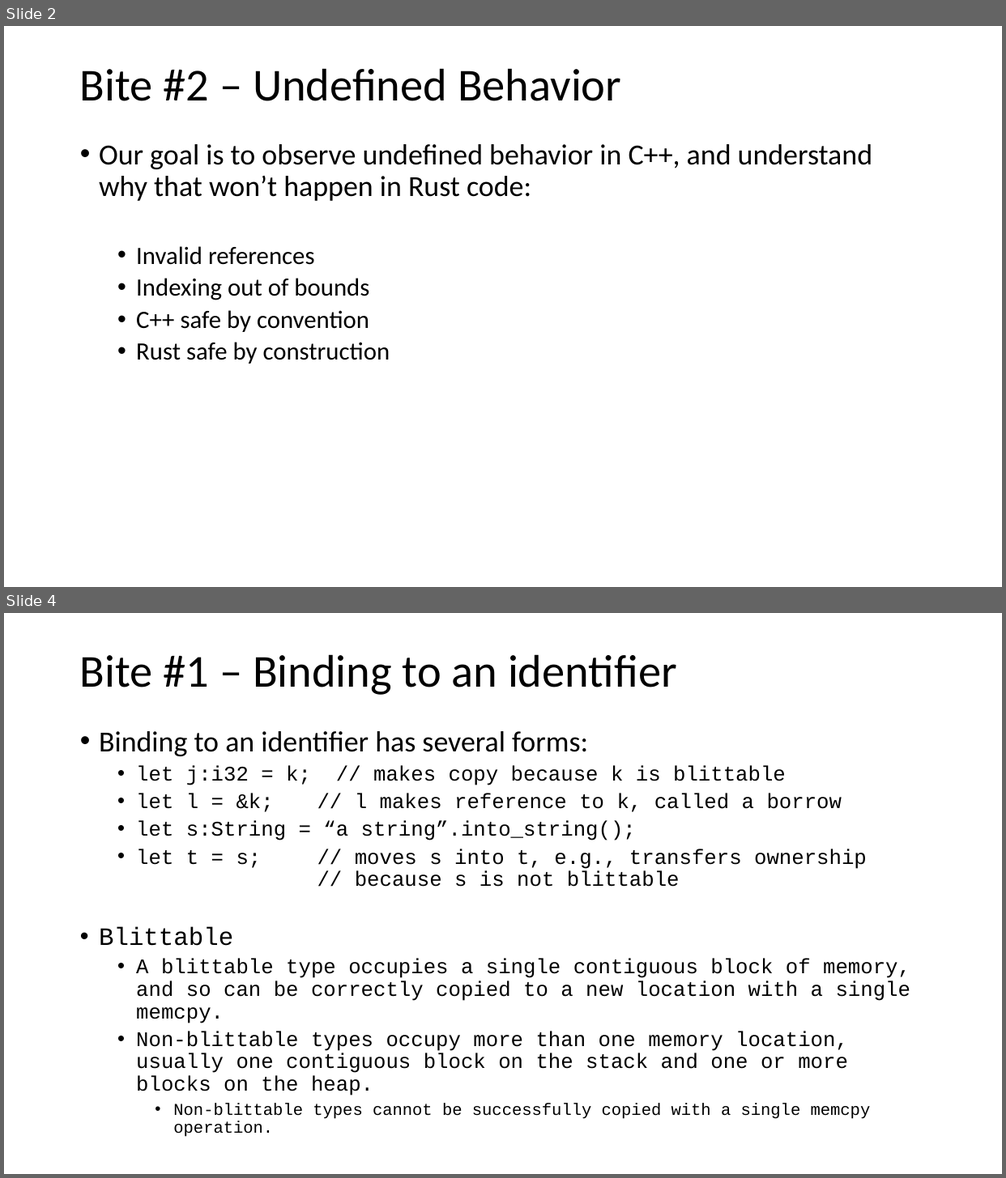
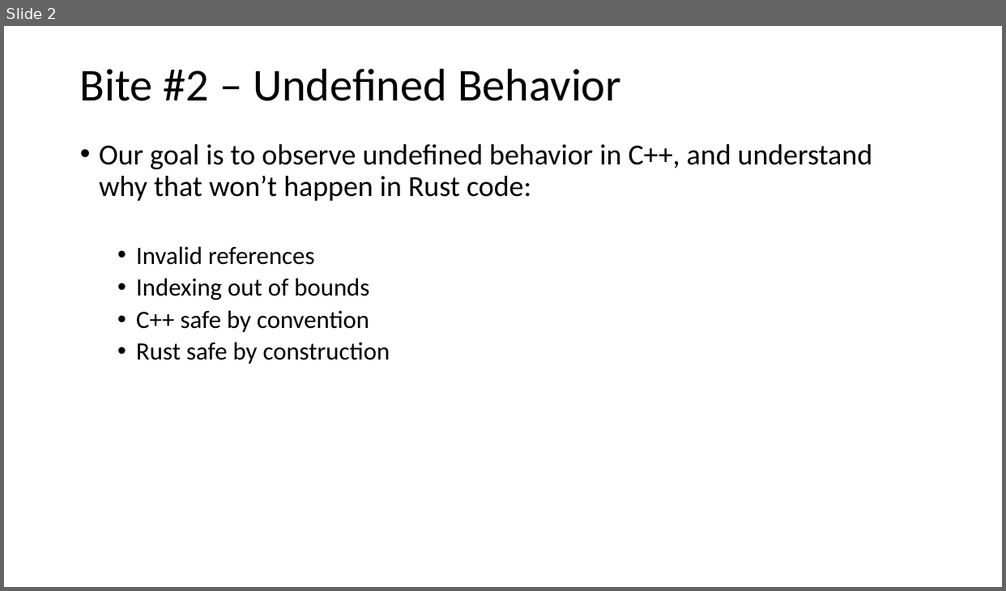
Before and after one commit to JimFawcett/JimFawcett.github.io, a slide deck: Resources/ConsumingRustBite2.pptx. Shown one above the other, each under a label of ours: slides 2 and 4 before the commit, slide 2 after it; the slides between them are not shown. The pictures are 1006x1178 and 1006x591 pixels, drawn with LibreOffice and Linux fonts; fonts in the diff are those of the drawing. Boxes give left, top, right and bottom in pixels: in the first picture for what was removed or moved away, otherwise in the second. Text is boxed around its words. In the diff, an @@ line names an element or a change of style, - is before the commit and + after.

Commit message:
added Bite2

```diff
--- a/Resources/ConsumingRustBite2.pptx
+++ b/Resources/ConsumingRustBite2.pptx
@@ slide 4 removed at [4, 613, 1002, 1174], background #FFFFFF @@
@@ title removed at [80, 654, 677, 695] @@
-Bite #1 – Binding to an identifier
@@ text removed at [99, 731, 911, 1119] @@
-• Binding to an identifier has several forms:
-  • let j:i32 = k; // makes copy because k is blittable
-  • let l = &k; // l makes reference to k, called a borrow
-  • let s:String = “a string”.into_string();
-  • let t = s; // moves s into t, e.g., transfers ownership
-    // because s is not blittable
-• Blittable
-  • A blittable type occupies a single contiguous block of memory, and so can be correctly copied to a new location with a single memcpy.
-  • Non-blittable types occupy more than one memory location, usually one contiguous block on the stack and one or more blocks on the heap.
-    • Non-blittable types cannot be successfully copied with a single memcpy operation.
```
Also in this commit, not shown: 3 slides changed, 7 slides added, 4 other slides removed, 1 other file.
